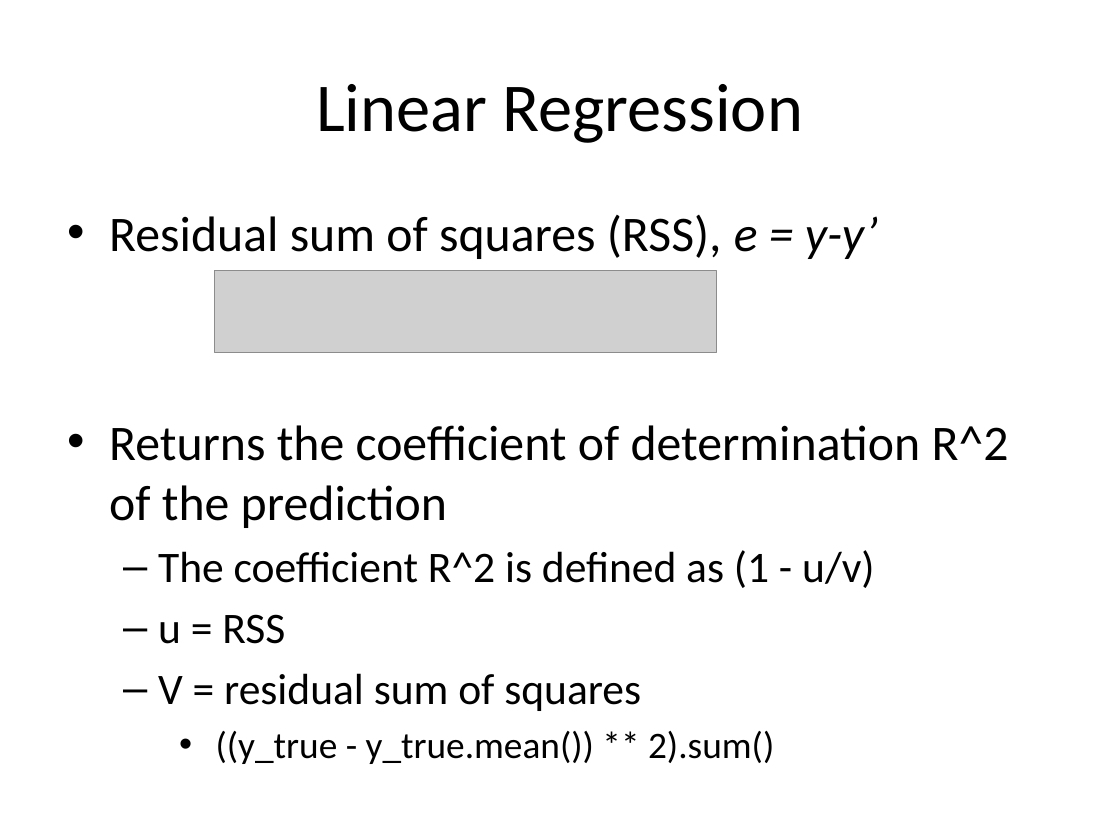
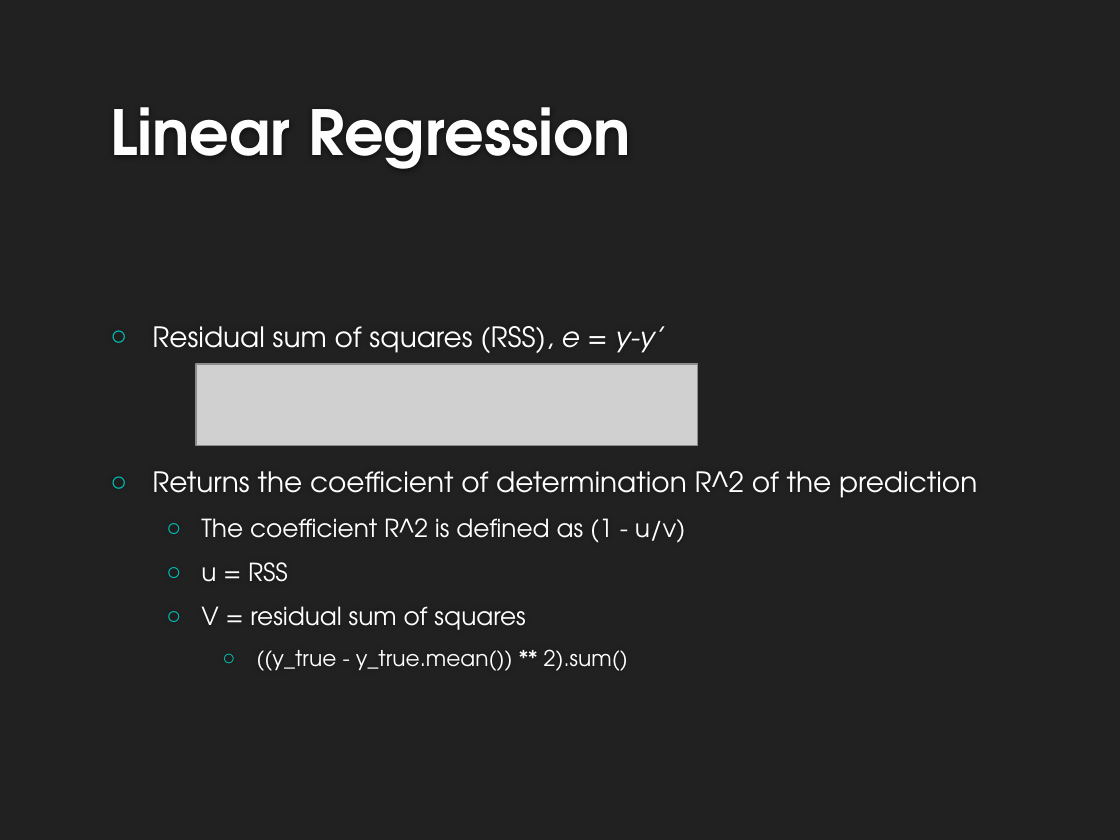
Before and after one commit to ayusharyal1/5DBMinds, a slide deck: slide 15 of project_presentation/Final - Dec 9.pptx (slide 16 before the commit). Drawn at 1120x840 pixels with LibreOffice and Linux fonts; fonts in the diff are those of the drawing; grey boxes stand for pictures; background and template pictures are left out. Boxes give left, top, right and bottom in pixels: in the first picture for what was removed or moved away, otherwise in the second. Text is boxed around its words. In the diff, an @@ line names an element or a change of style, - is before the commit and + after.

```diff
--- a/project_presentation/Final - Dec 9.pptx
+++ b/project_presentation/Final - Dec 9.pptx
@@ background #FFFFFF to #212121 @@
@@ title "Linear Regression": place and size @@
-title "Linear Regression" at (316,84,803,143)
+title "Linear Regression" at (110,107,631,169)
@@ title "Linear Regression" at (110,107,631,169): size 44 to 40 pt, font Calibri to TeX Gyre Adventor, text colour #000000 to #FEFEFE, bold on; alignment centre to left; vertical alignment middle to bottom @@
@@ text "Residual sum of squares (RSS), ...": place and size @@
-text "Residual sum of squares (RSS), ..." at (109,215,1009,764)
+text "Residual sum of squares (RSS), ..." at (152,326,977,671)
@@ text "Residual sum of squares (RSS), ..." at (152,326,977,671): size 32 to 18 pt in "Residual sum of squares (RSS), e = ...", "Returns the coefficient of determination R^2 of ..."; font Calibri to TeX Gyre Adventor, text colour #000000 to #FFFFFF; size 28 to 16 pt in "The coefficient R^2 is defined as (1 ...", "u = RSS", "V = residual sum of squares"; size 24 to 14 pt in "((y_true - y_true.mean()) ** 2).sum()"; bullet • to ○; more space between paragraphs; bullet – to ○; vertical alignment top to middle @@
@@ picture: place and size @@
-picture at (215,271,717,353)
+picture at (196,364,698,446)
```
Also in this commit, not shown: 26 other slides changed, 1 slide added, 2 slides removed, 9 other files.
